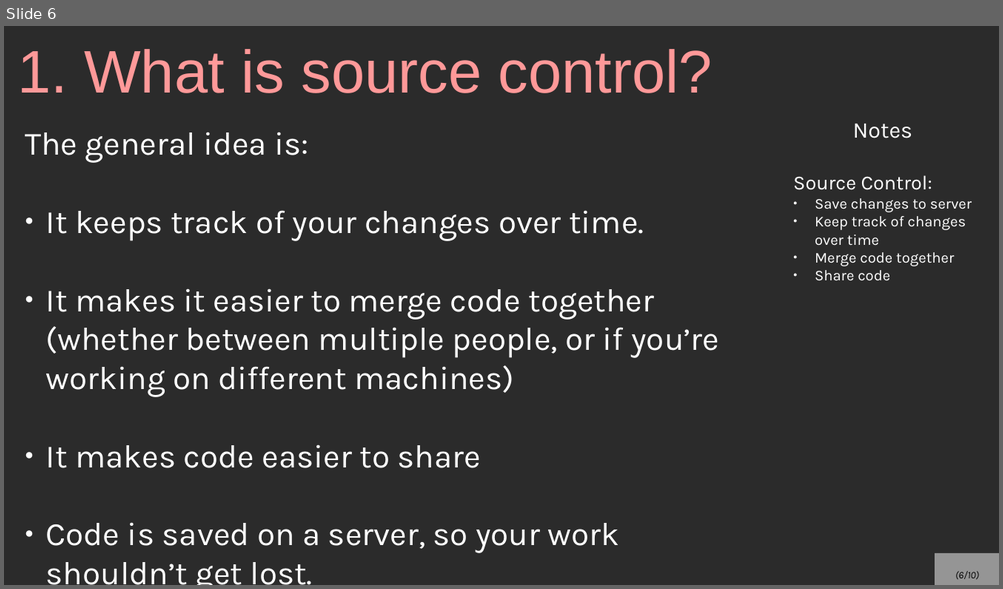
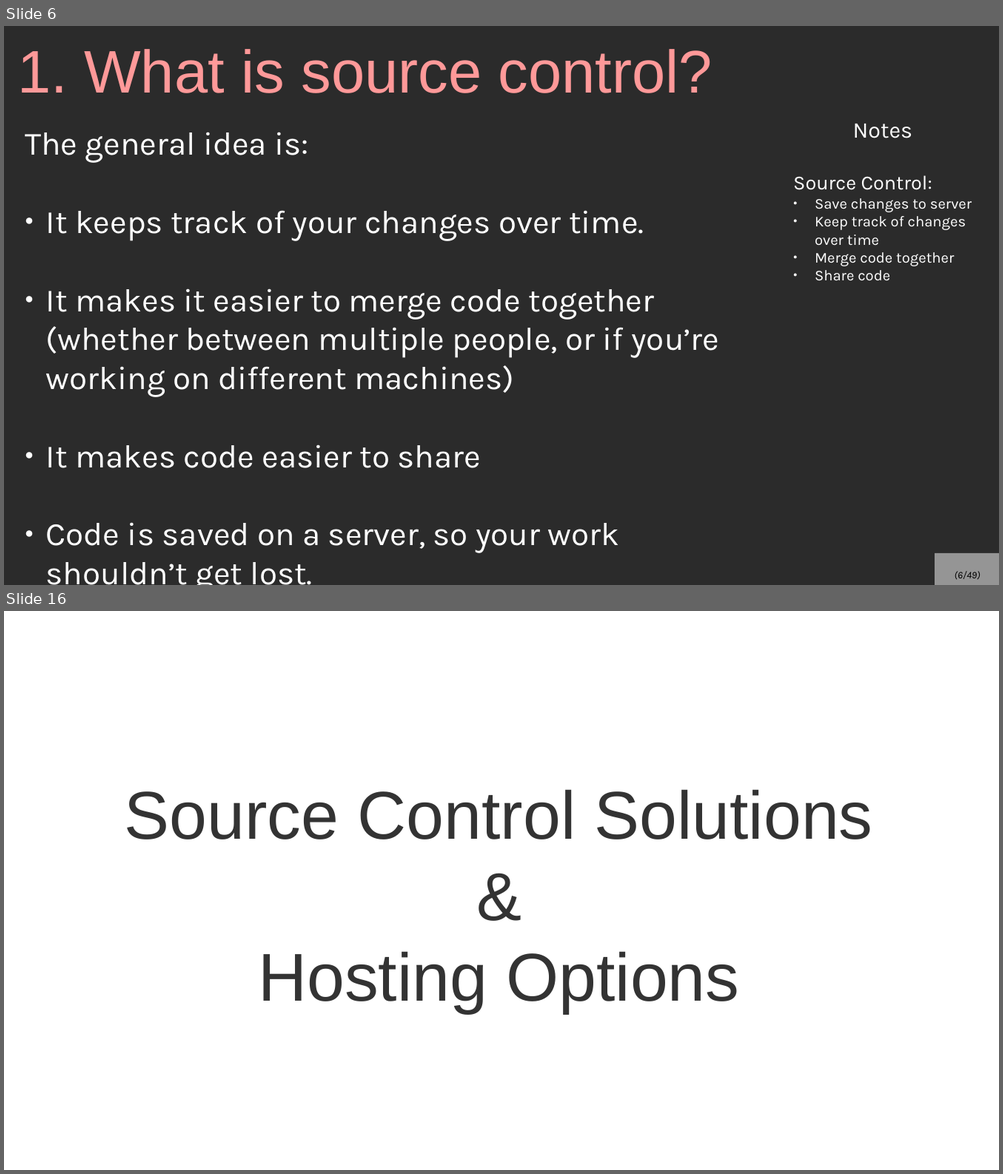
Before and after one commit to mariamhabib/CS250-Data-Structures, a slide deck: Lectures/Slides/Git and Source Control.odp. Shown one above the other, each under a label of ours: slide 6 before the commit, slides 6 and 16 after it; the slides between them are not shown. The pictures are 1003x589 and 1003x1174 pixels, drawn with LibreOffice and Linux fonts; fonts in the diff are those of the drawing; background and template pictures are left out; a plain dark background stands for a picture behind light text. Boxes give left, top, right and bottom in pixels: in the first picture for what was removed or moved away, otherwise in the second. Text is boxed around its words. In the diff, an @@ line names an element or a change of style, - is before the commit and + after.

Commit message:
Source Control repository

```diff
--- a/Lectures/Slides/Git and Source Control.odp
+++ b/Lectures/Slides/Git and Source Control.odp
@@ slide 16 added at (x1=4, y1=611, x2=999, y2=1170), background picture (left out) @@
@@ title added at (x1=125, y1=789, x2=873, y2=1014), 54 pt, text #333333 @@
+Source Control Solutions
+&
+Hosting Options
@@ page number at (x1=954, y1=571, x2=980, y2=580): text changed @@
-(6/10)
+(6/49)
```
Also in this commit, not shown: 3 slides changed, 41 other slides added, 3 slides removed, 1 other file.
